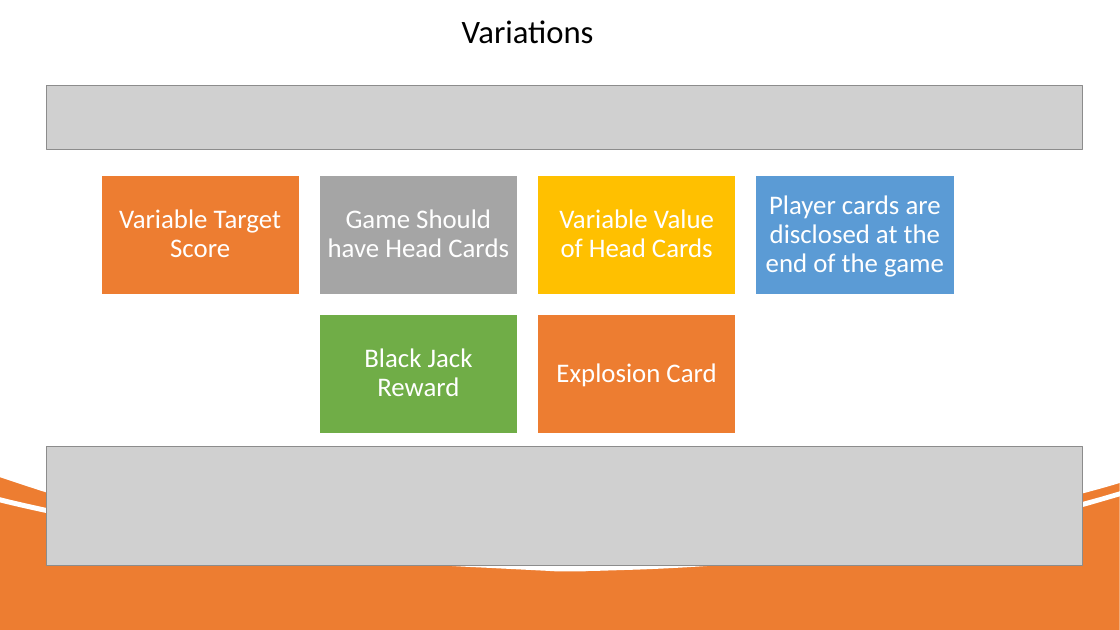
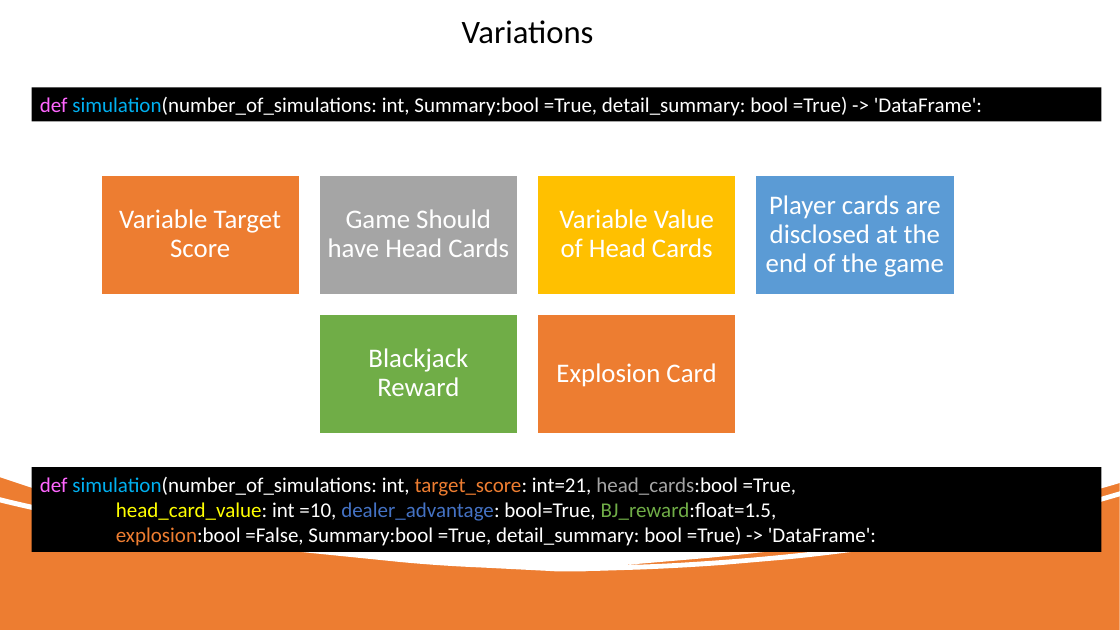
Before and after one commit to ishitamehta2604/Monte-Carlo-Simulation, a slide deck: slide 11 of BlackJack.pptx (slide 12 before the commit). Drawn at 1120x630 pixels with LibreOffice and Linux fonts; fonts in the diff are those of the drawing; grey boxes stand for pictures. Boxes give left, top, right and bottom in pixels: in the first picture for what was removed or moved away, otherwise in the second. Text is boxed around its words. In the diff, an @@ line names an element or a change of style, - is before the commit and + after.

```diff
--- a/BlackJack.pptx
+++ b/BlackJack.pptx
@@ rectangle added at (x1=32, y1=87, x2=1102, y2=121), fill #000000, 18 pt, text #FFFFFF @@
+def simulation(number_of_simulations: int, Summary:bool =True, detail_summary: bool =True) -> 'DataFrame':
@@ picture removed at (x1=47, y1=86, x2=1083, y2=150) @@
@@ text at (x1=368, y1=348, x2=468, y2=396): text changed @@
-Black Jack Reward
+Blackjack Reward
@@ picture removed at (x1=47, y1=446, x2=1083, y2=565) @@
@@ rectangle added at (x1=32, y1=467, x2=1102, y2=552), fill #000000, 18 pt, text #FFFFFF @@
+def simulation(number_of_simulations: int, target_score: int=21, head_cards:bool =True,
+head_card_value: int =10, dealer_advantage: bool=True, BJ_reward:float=1.5,
+explosion:bool =False, Summary:bool =True, detail_summary: bool =True) -> 'DataFrame':
```
Also in this commit, not shown: 5 other slides changed, 2 slides added, 3 slides removed, 1 other file.
